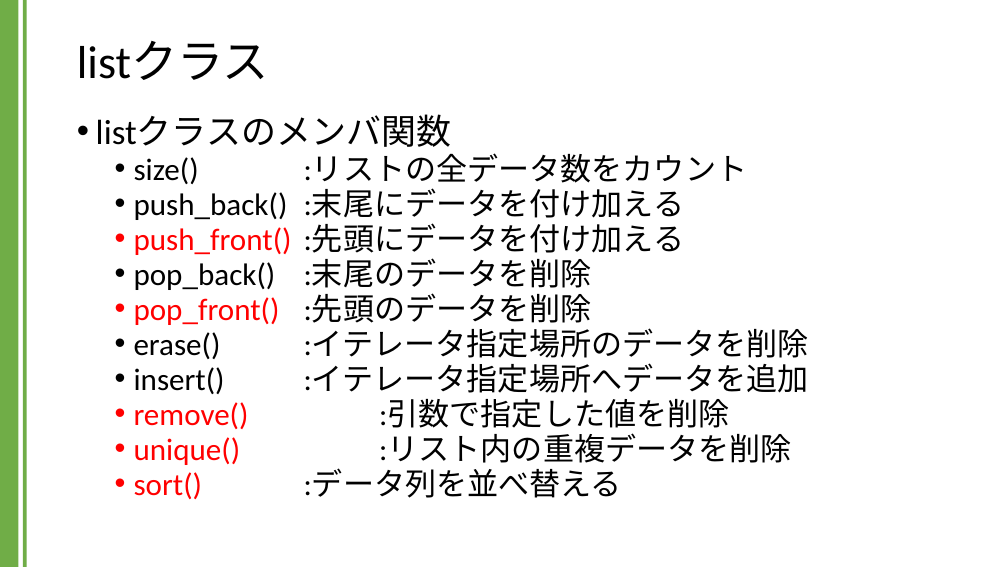
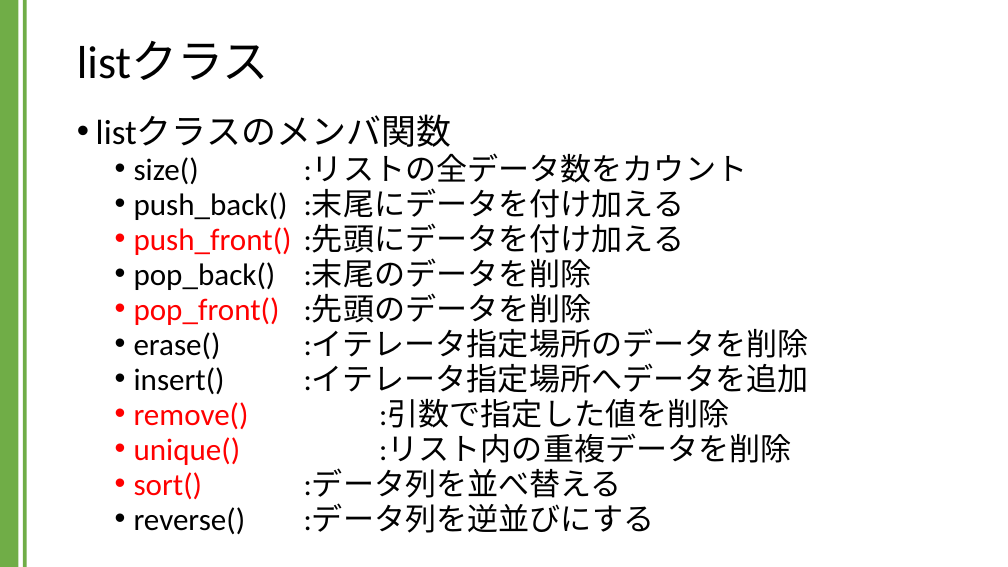
Before and after one commit to kic-murata/cpp2024, a slide deck: slide 5 of 授業資料/講義資料：Listクラス.pptx. Drawn at 1008x567 pixels with LibreOffice and Linux fonts; fonts in the diff are those of the drawing. Boxes give left, top, right and bottom in pixels: in the first picture for what was removed or moved away, otherwise in the second. Text is boxed around its words. In the diff, an @@ line names an element or a change of style, - is before the commit and + after.

Commit message:
講義資料

```diff
--- a/授業資料/講義資料：Listクラス.pptx
+++ b/授業資料/講義資料：Listクラス.pptx
@@ text at (134,504,655,534): paragraph added @@
+  • reverse() :データ列を逆並びにする
```
